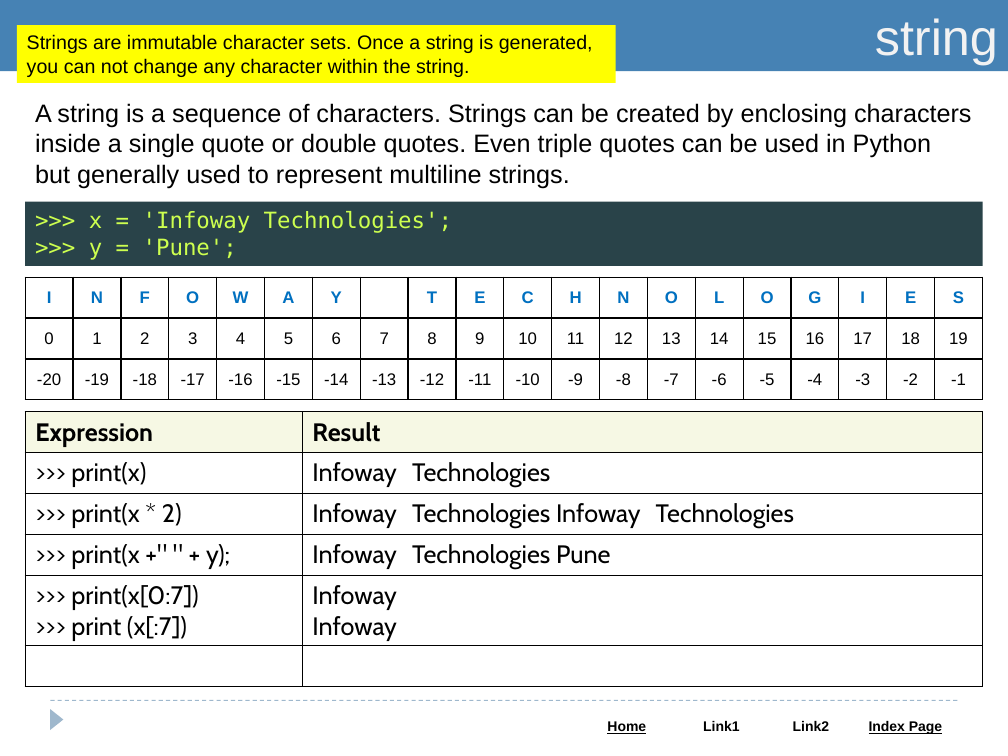
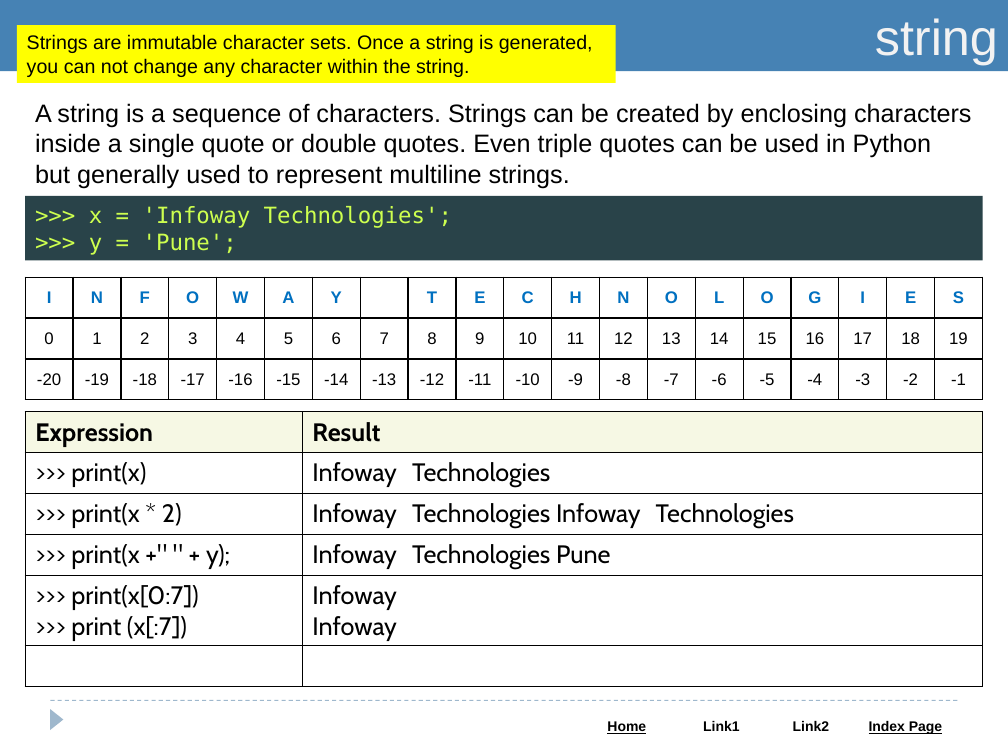
Before and after one commit to saleelgithub/PPTs, a slide deck: slide 10 of Python.pptx. Drawn at 1008x756 pixels with LibreOffice and Linux fonts; fonts in the diff are those of the drawing. Boxes give left, top, right and bottom in pixels: in the first picture for what was removed or moved away, otherwise in the second. Text is boxed around its words. In the diff, an @@ line names an element or a change of style, - is before the commit and + after.

```diff
--- a/Python.pptx
+++ b/Python.pptx
@@ rectangle ">>> x = 'Infoway Technologies';" moved from (x1=25, y1=202, x2=983, y2=266) to (x1=25, y1=196, x2=983, y2=260) @@
```
Also in this commit, not shown: 2 other files.
